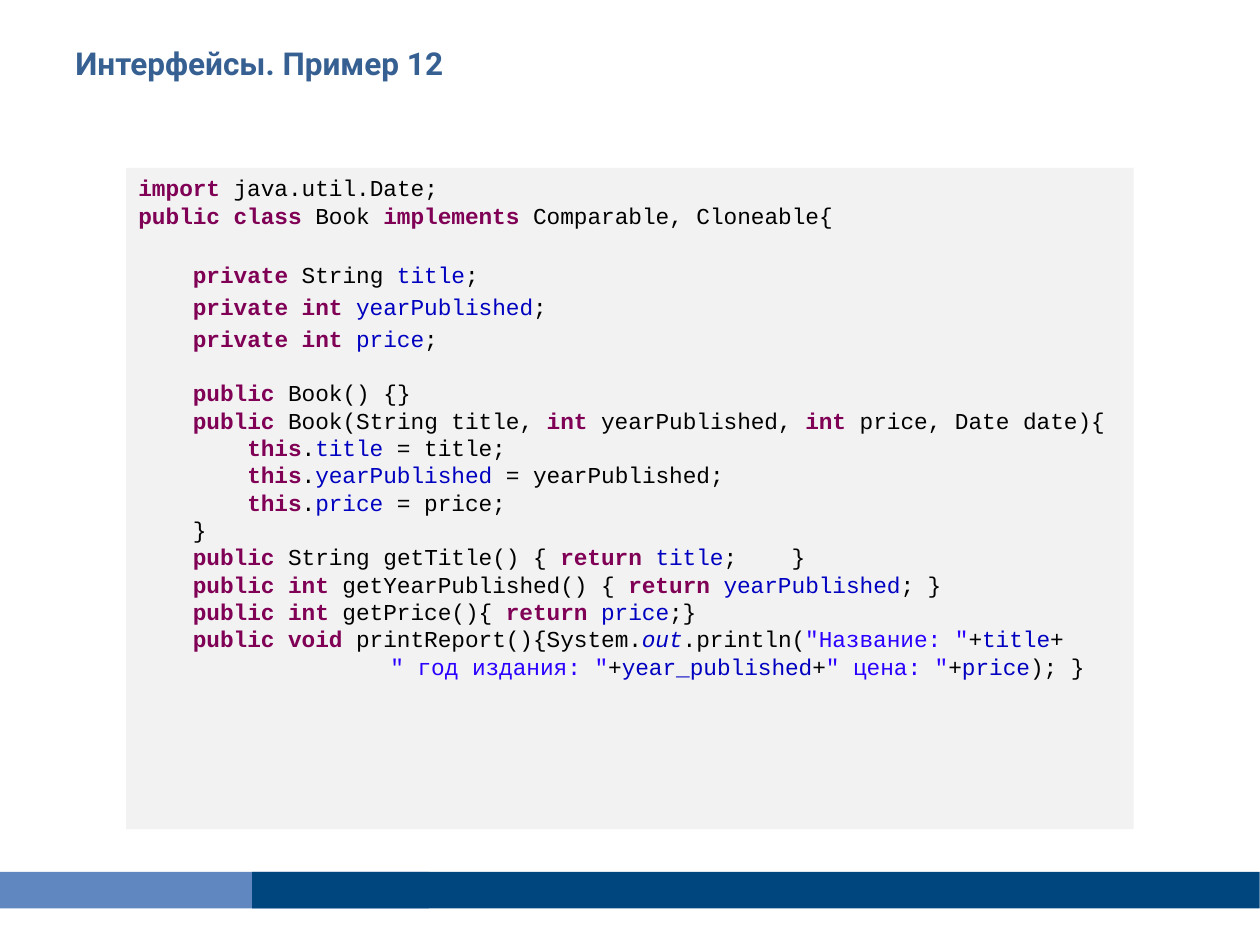
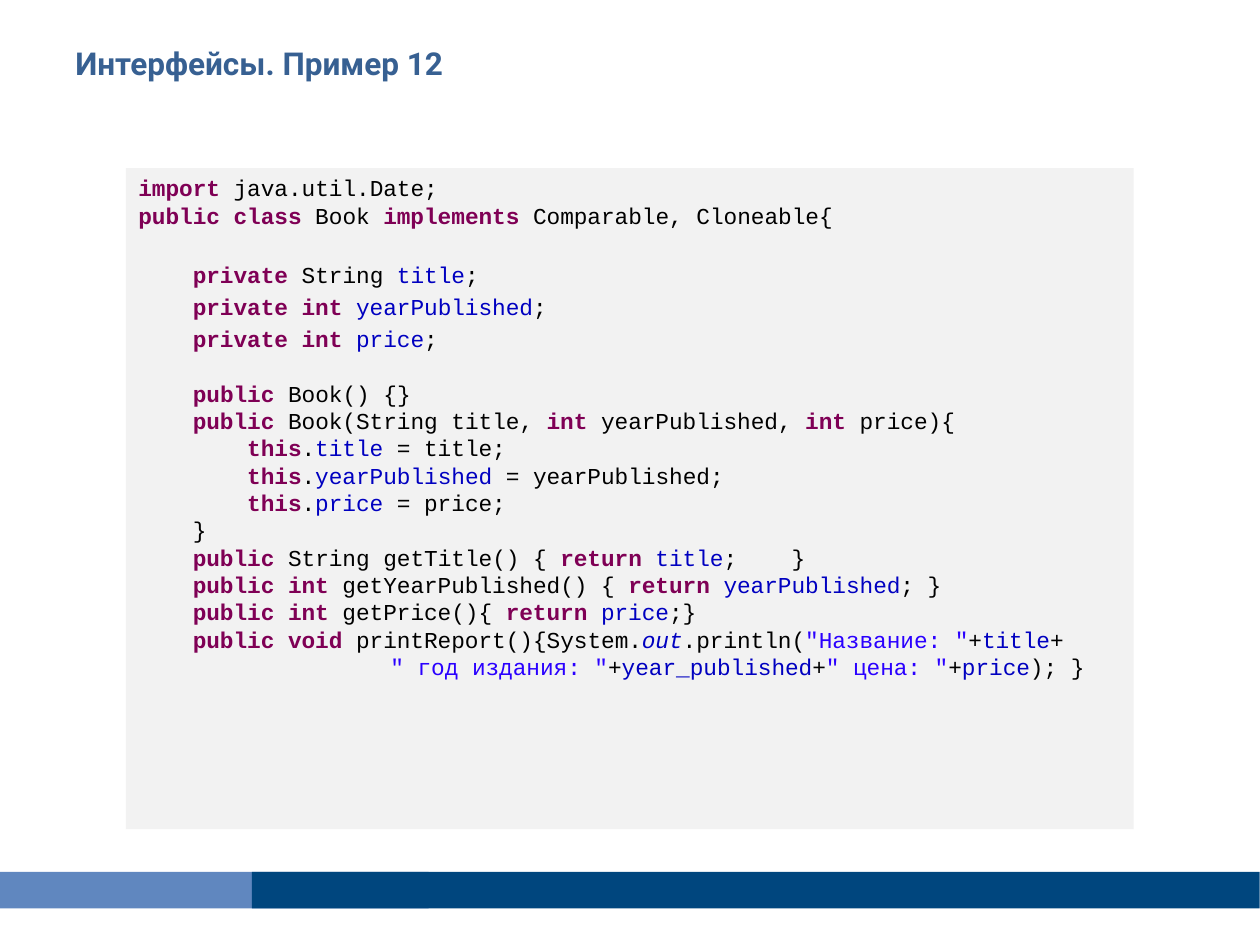
Before and after one commit to Vyacheslav2023/javase0111, a slide deck: slide 134 of presentation/JavaSE106OOP.pptx. Drawn at 1260x945 pixels with LibreOffice and Linux fonts; fonts in the diff are those of the drawing. Boxes give left, top, right and bottom in pixels: in the first picture for what was removed or moved away, otherwise in the second. Text is boxed around its words. In the diff, an @@ line names an element or a change of style, - is before the commit and + after.

```diff
--- a/presentation/JavaSE106OOP.pptx
+++ b/presentation/JavaSE106OOP.pptx
@@ text in rectangle at [193, 412, 955, 434]: text changed @@
-public Book(String title, int yearPublished, int price, Date date){
+public Book(String title, int yearPublished, int price){
```
Also in this commit, not shown: 14 other slides changed, 34 other files.
